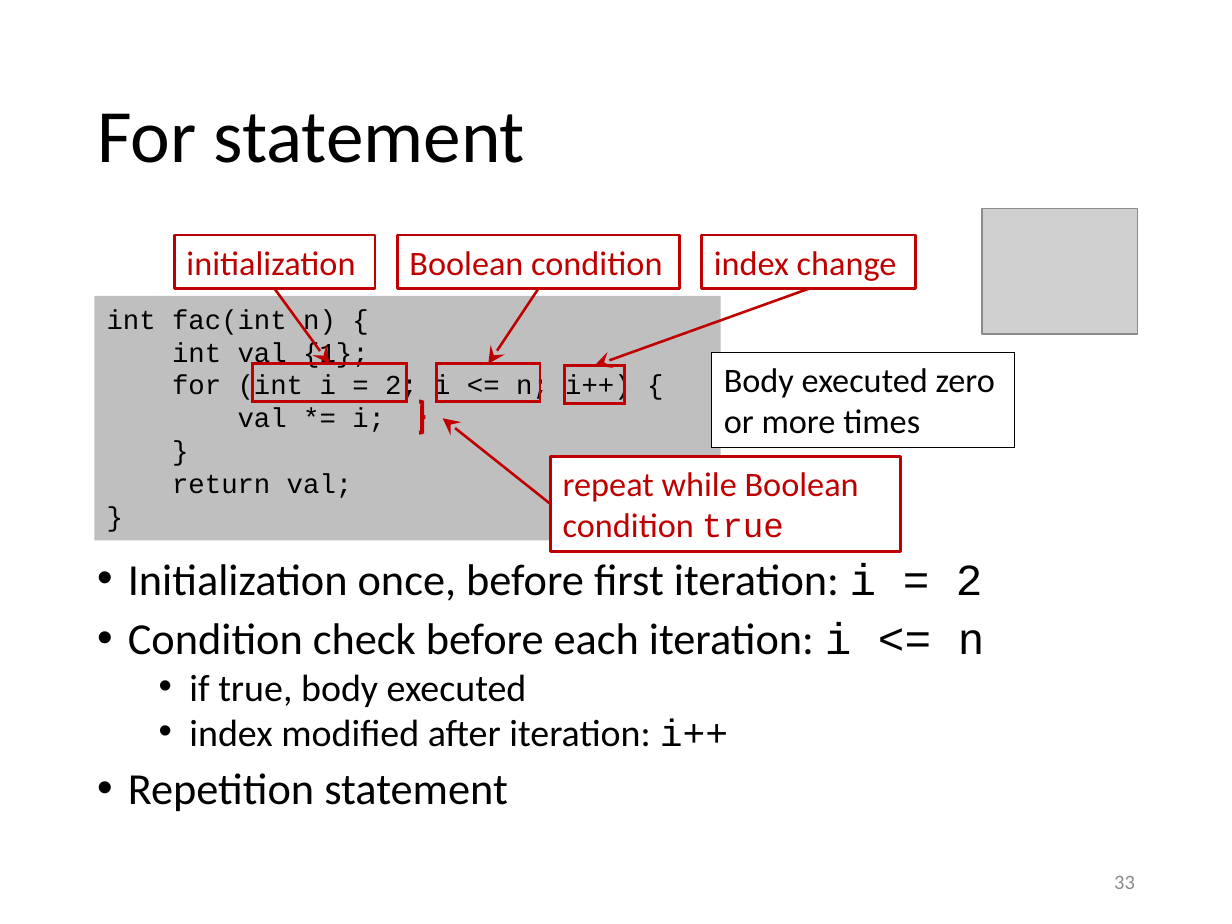
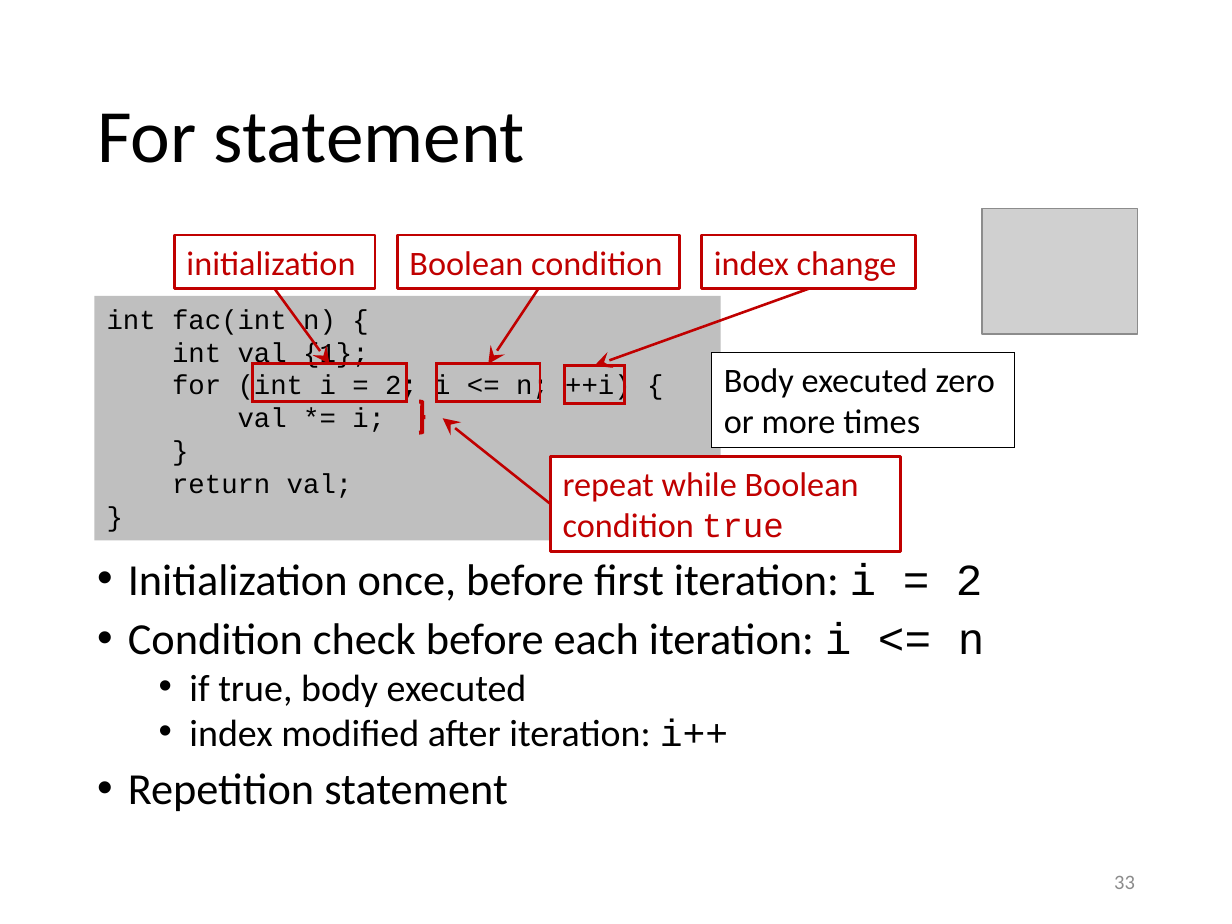
Before and after one commit to gjbex/Scientific-C-plus-plus, a slide deck: slide 33 of scientific_cpp.pptx. Drawn at 1232x924 pixels with LibreOffice and Linux fonts; fonts in the diff are those of the drawing; grey boxes stand for pictures. Boxes give left, top, right and bottom in pixels: in the first picture for what was removed or moved away, otherwise in the second. Text is boxed around its words. In the diff, an @@ line names an element or a change of style, - is before the commit and + after.

```diff
--- a/scientific_cpp.pptx
+++ b/scientific_cpp.pptx
@@ text in rectangle at (x1=172, y1=375, x2=631, y2=402): text changed @@
-for (int i = 2; i <= n; i++) {
+for (int i = 2; i <= n; ++i) {
```
Also in this commit, not shown: 8 other slides changed.
